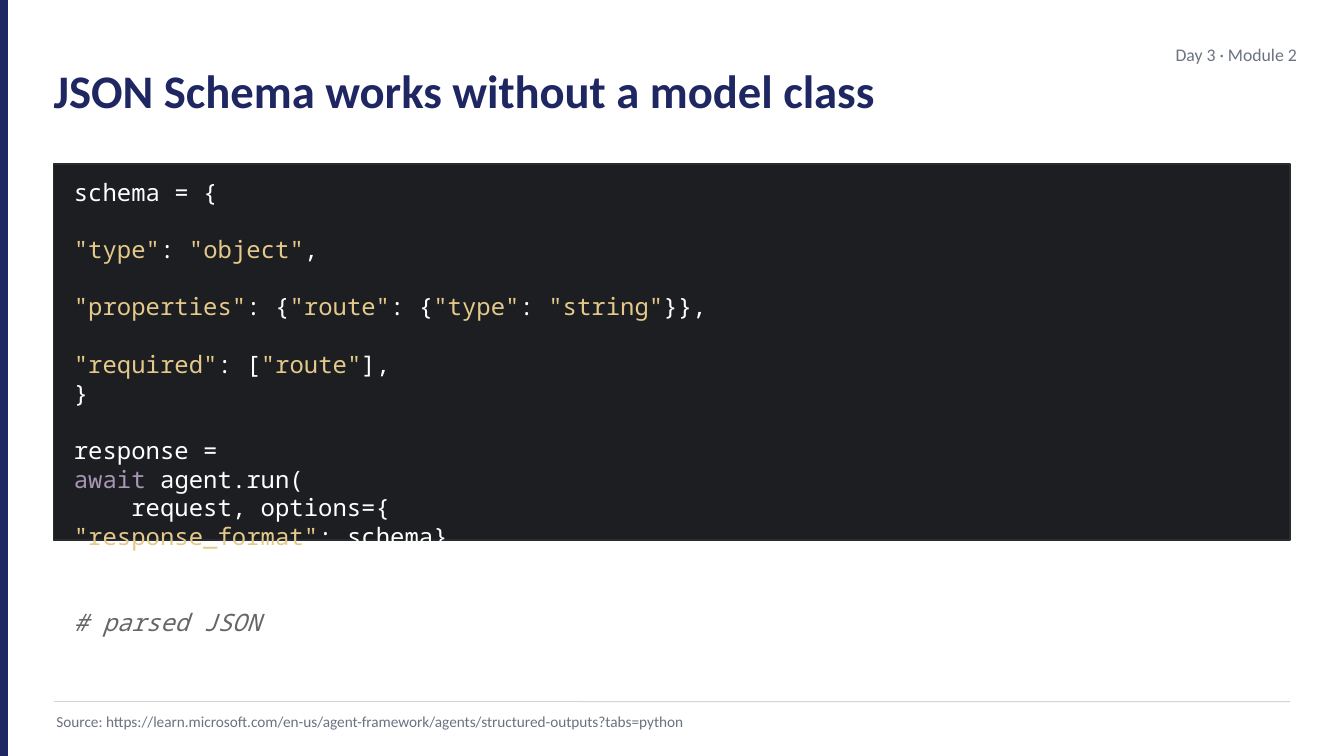
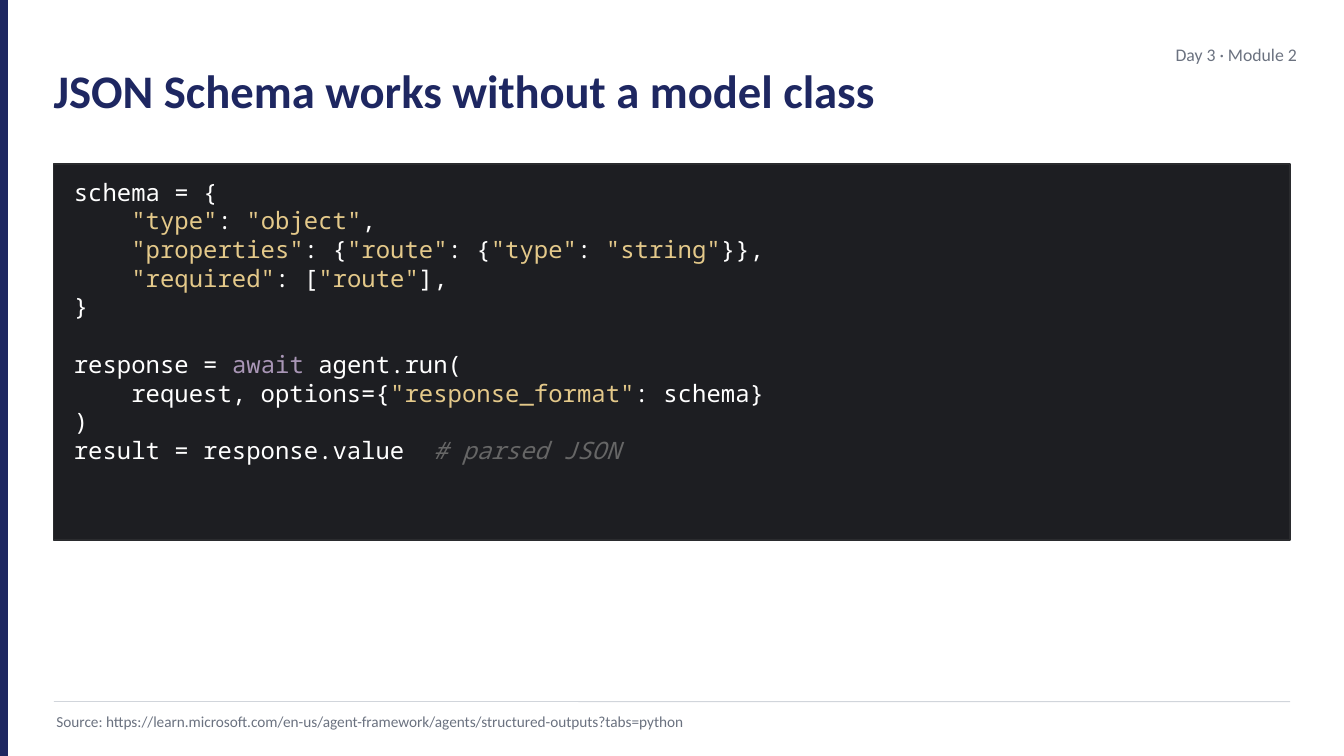
Before and after one commit to JimPiquant/Building-AI-Apps-and-Agents, a slide deck: slide 6 of decks/day3/module-2-streaming-structured.pptx (slide 7 before the commit). Drawn at 1344x756 pixels with LibreOffice and Linux fonts; fonts in the diff are those of the drawing. Boxes give left, top, right and bottom in pixels: in the first picture for what was removed or moved away, otherwise in the second. Text is boxed around its words. In the diff, an @@ line names an element or a change of style, - is before the commit and + after.

```diff
--- a/decks/day3/module-2-streaming-structured.pptx
+++ b/decks/day3/module-2-streaming-structured.pptx
@@ text at box(74, 355, 764, 408): text changed @@
-response =
-await agent.run(
-request, options={
-"response_format": schema}
+response = await agent.run(
+request, options={"response_format": schema}
@@ text at box(74, 441, 620, 465): text changed @@
-result = response.value
-# parsed JSON
+result = response.value # parsed JSON
```
Also in this commit, not shown: 8 other slides changed, 2 slides removed, 28 other files.
